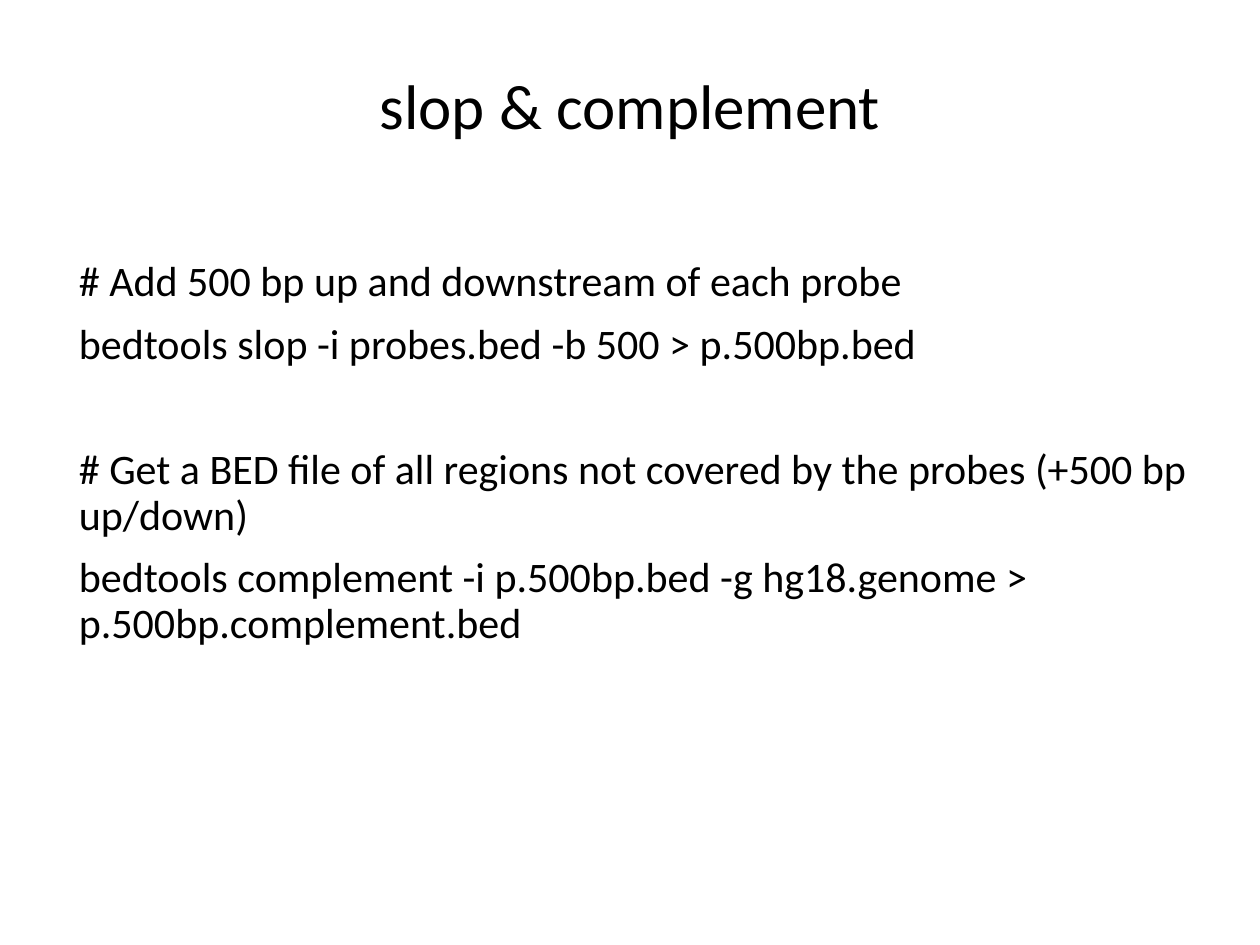
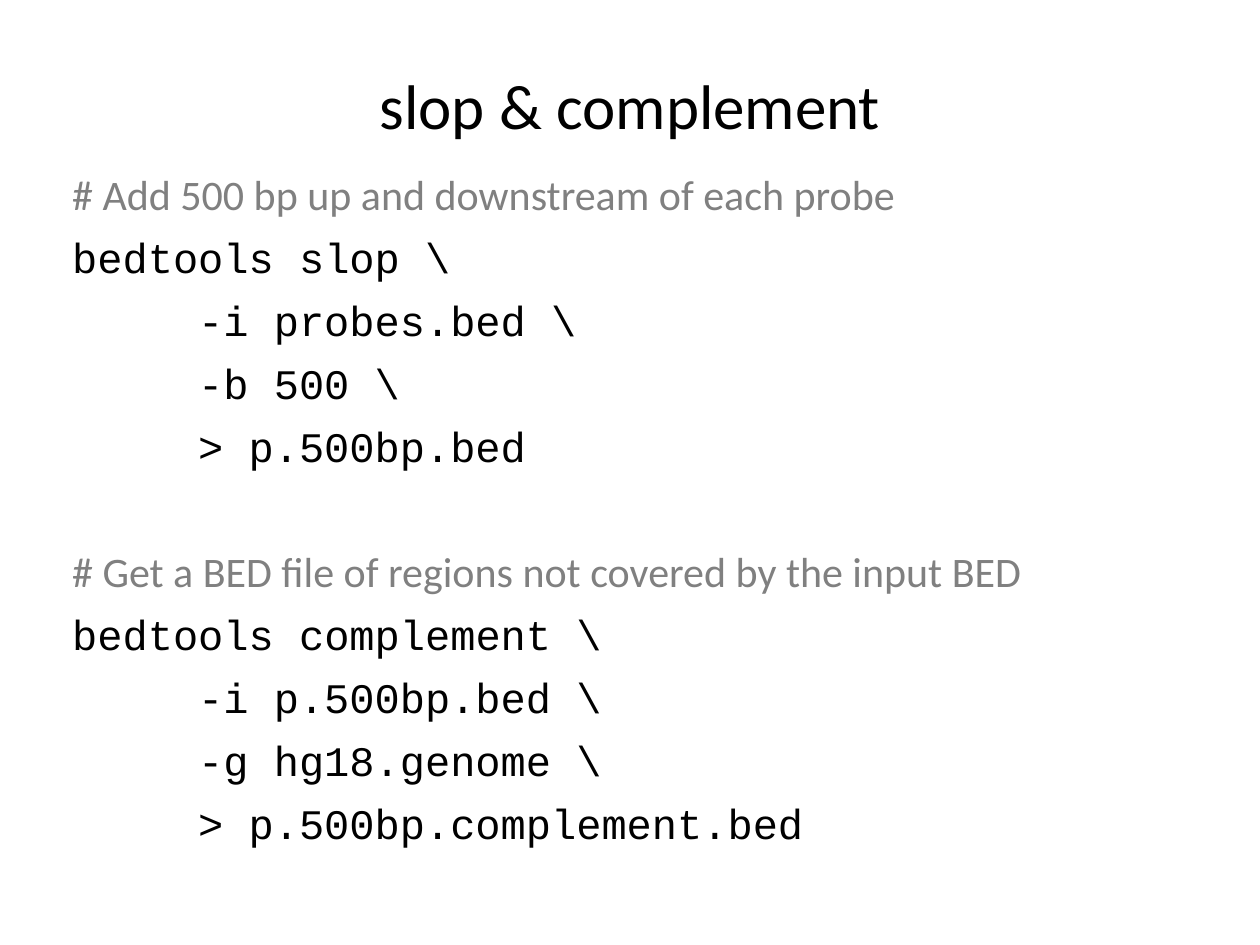
Before and after one commit to liu3zhenlab/teaching, a slide deck: slide 20 of PLPTH813Bioinformatis/2023/lectures/lecture13_BEDtools.pptx (slide 19 before the commit). Drawn at 1260x945 pixels with LibreOffice and Linux fonts; fonts in the diff are those of the drawing. Boxes give left, top, right and bottom in pixels: in the first picture for what was removed or moved away, otherwise in the second. Text is boxed around its words. In the diff, an @@ line names an element or a change of style, - is before the commit and + after.

Commit message:
BEDtools

```diff
--- a/PLPTH813Bioinformatis/2023/lectures/lecture13_BEDtools.pptx
+++ b/PLPTH813Bioinformatis/2023/lectures/lecture13_BEDtools.pptx
@@ text "# Add 500 bp up ...": place and size @@
-text "# Add 500 bp up ..." at <box>79,266,1186,645</box>
+text "# Add 500 bp up ..." at <box>72,181,1021,848</box>
@@ text at <box>103,181,895,217</box>: text colour #000000 to #808080 in "# Add 500 bp up and downstream ..." @@
@@ text at <box>72,243,1021,848</box>: text changed; font Calibri to Courier New @@
-bedtools slop -i probes.bed -b 500 > p.500bp.bed
-# Get a BED file of all regions not covered by the probes (+500 bp up/down)
-bedtools complement -i p.500bp.bed -g hg18.genome > p.500bp.complement.bed
+bedtools slop \
+-i probes.bed \
+-b 500 \
+> p.500bp.bed
+# Get a BED file of regions not covered by the input BED
+bedtools complement \
+-i p.500bp.bed \
+-g hg18.genome \
+> p.500bp.complement.bed
```
Also in this commit, not shown: 11 other slides changed, 4 slides added, 1 slide removed, 2 other files.
